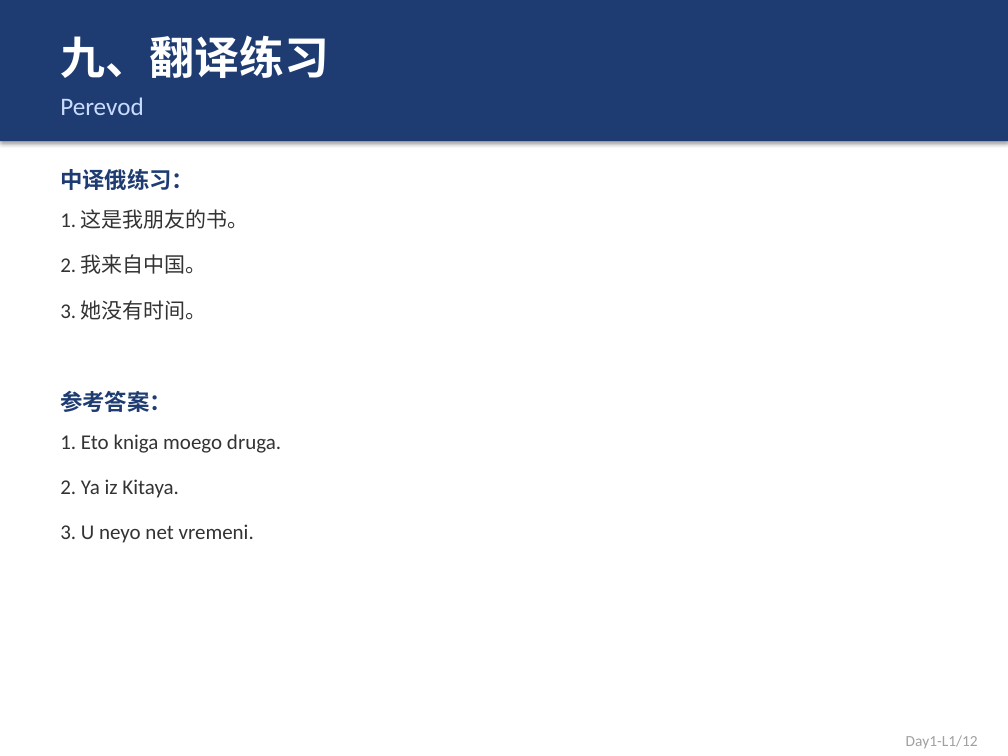
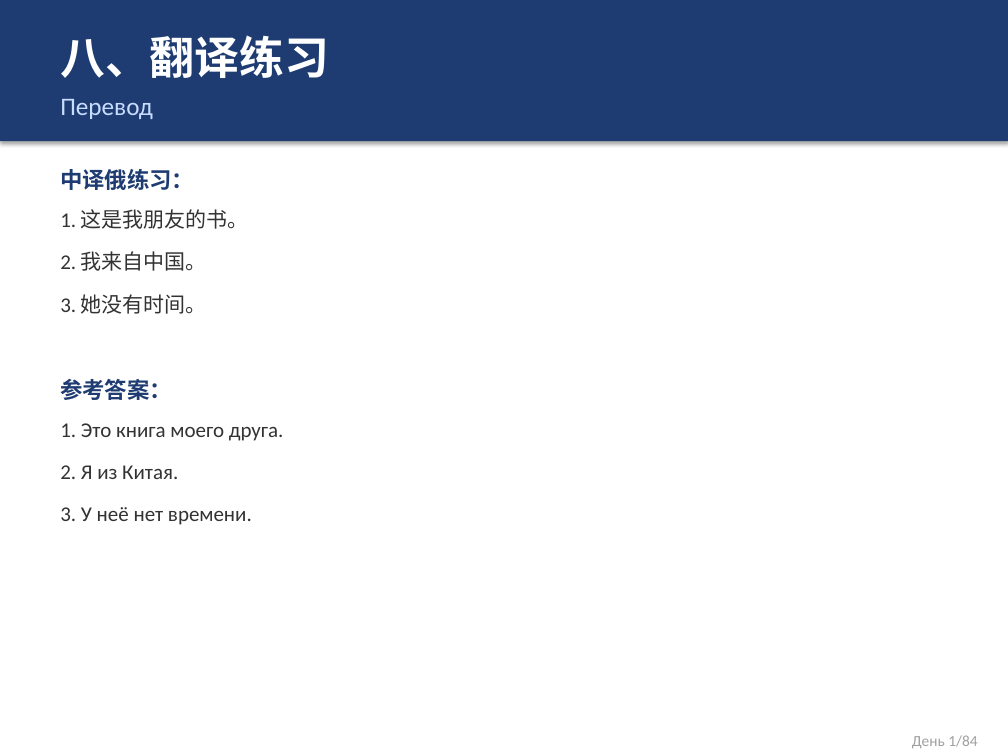
Before and after one commit to leon-lee-sys/openclaw-backup, a slide deck: slide 9 of courses/俄语课件/俄语_Day1_L1.pptx (slide 10 before the commit). Drawn at 1008x756 pixels with LibreOffice and Linux fonts; fonts in the diff are those of the drawing. Boxes give left, top, right and bottom in pixels: in the first picture for what was removed or moved away, otherwise in the second. Text is boxed around its words. In the diff, an @@ line names an element or a change of style, - is before the commit and + after.

```diff
--- a/courses/俄语课件/俄语_Day1_L1.pptx
+++ b/courses/俄语课件/俄语_Day1_L1.pptx
@@ text at <box>60,35,329,78</box>: text changed @@
-九、翻译练习
+八、翻译练习
@@ text at <box>60,99,153,119</box>: text changed @@
-Perevod
+Перевод
@@ text "3. 她没有时间。": place and size @@
-text "3. 她没有时间。" at <box>60,300,207,320</box>
+text "3. 她没有时间。" at <box>60,294,207,314</box>
@@ text "参考答案：": place and size @@
-text "参考答案：" at <box>60,391,172,412</box>
+text "参考答案：" at <box>60,379,172,400</box>
@@ text at <box>60,423,284,441</box>: text changed @@
-1. Eto kniga moego druga.
+1. Это книга моего друга.
@@ text at <box>60,465,178,479</box>: text changed @@
-2. Ya iz Kitaya.
+2. Я из Китая.
@@ text at <box>60,507,252,525</box>: text changed @@
-3. U neyo net vremeni.
+3. У неё нет времени.
@@ text at <box>912,735,977,748</box>: text changed @@
-Day1-L1/12
+День 1/84
```
Also in this commit, not shown: 9 other slides changed, 2 slides removed, 10 other files.
